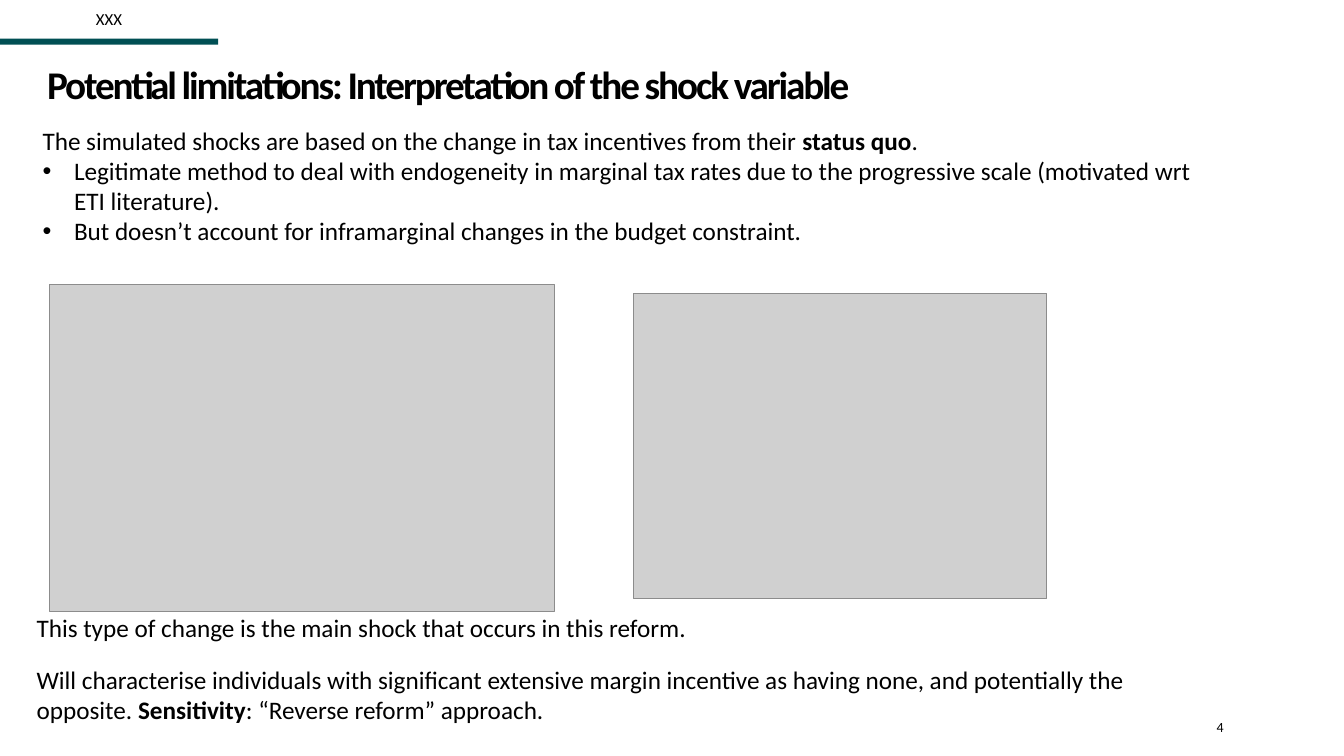
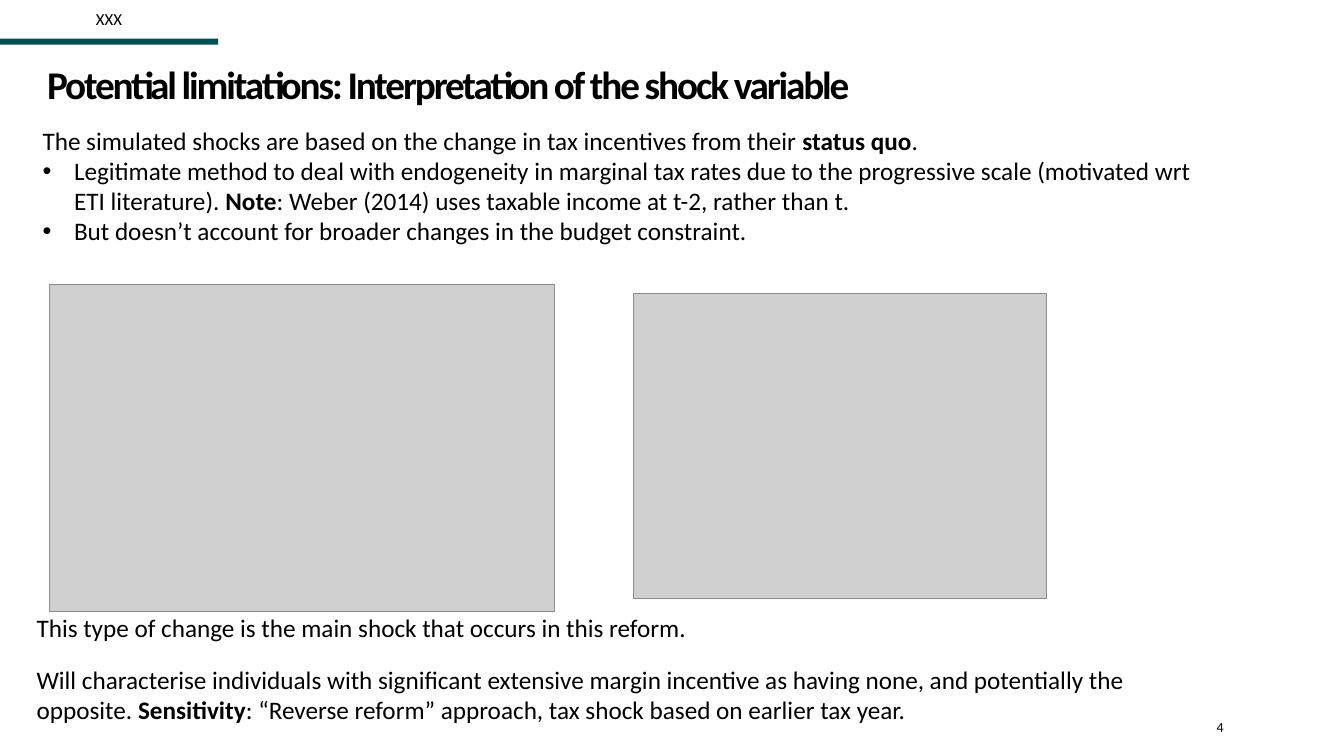
Before and after one commit to Zjub/TVHENZ, a slide deck: slide 4 of e61 Projects/Presentations/Discusant Wage Subsides TTPI Aug 2025.pptx. Drawn at 1344x756 pixels with LibreOffice and Linux fonts; fonts in the diff are those of the drawing; grey boxes stand for pictures; background and template pictures are left out. Boxes give left, top, right and bottom in pixels: in the first picture for what was removed or moved away, otherwise in the second. Text is boxed around its words. In the diff, an @@ line names an element or a change of style, - is before the commit and + after.

```diff
--- a/e61 Projects/Presentations/Discusant Wage Subsides TTPI Aug 2025.pptx
+++ b/e61 Projects/Presentations/Discusant Wage Subsides TTPI Aug 2025.pptx
@@ text at box(74, 161, 1190, 245): text changed @@
-• Legitimate method to deal with endogeneity in marginal tax rates due to the progressive scale (motivated wrt ETI literature).
-• But doesn’t account for inframarginal changes in the budget constraint.
+• Legitimate method to deal with endogeneity in marginal tax rates due to the progressive scale (motivated wrt ETI literature). Note: Weber (2014) uses taxable income at t-2, rather than t.
+• But doesn’t account for broader changes in the budget constraint.
@@ text at box(37, 671, 1123, 723): text changed @@
-Will characterise individuals with significant extensive margin incentive as having none, and potentially the opposite. Sensitivity: “Reverse reform” approach.
+Will characterise individuals with significant extensive margin incentive as having none, and potentially the opposite. Sensitivity: “Reverse reform” approach, tax shock based on earlier tax year.
```
Also in this commit, not shown: 7 other slides changed, 4 other files.
